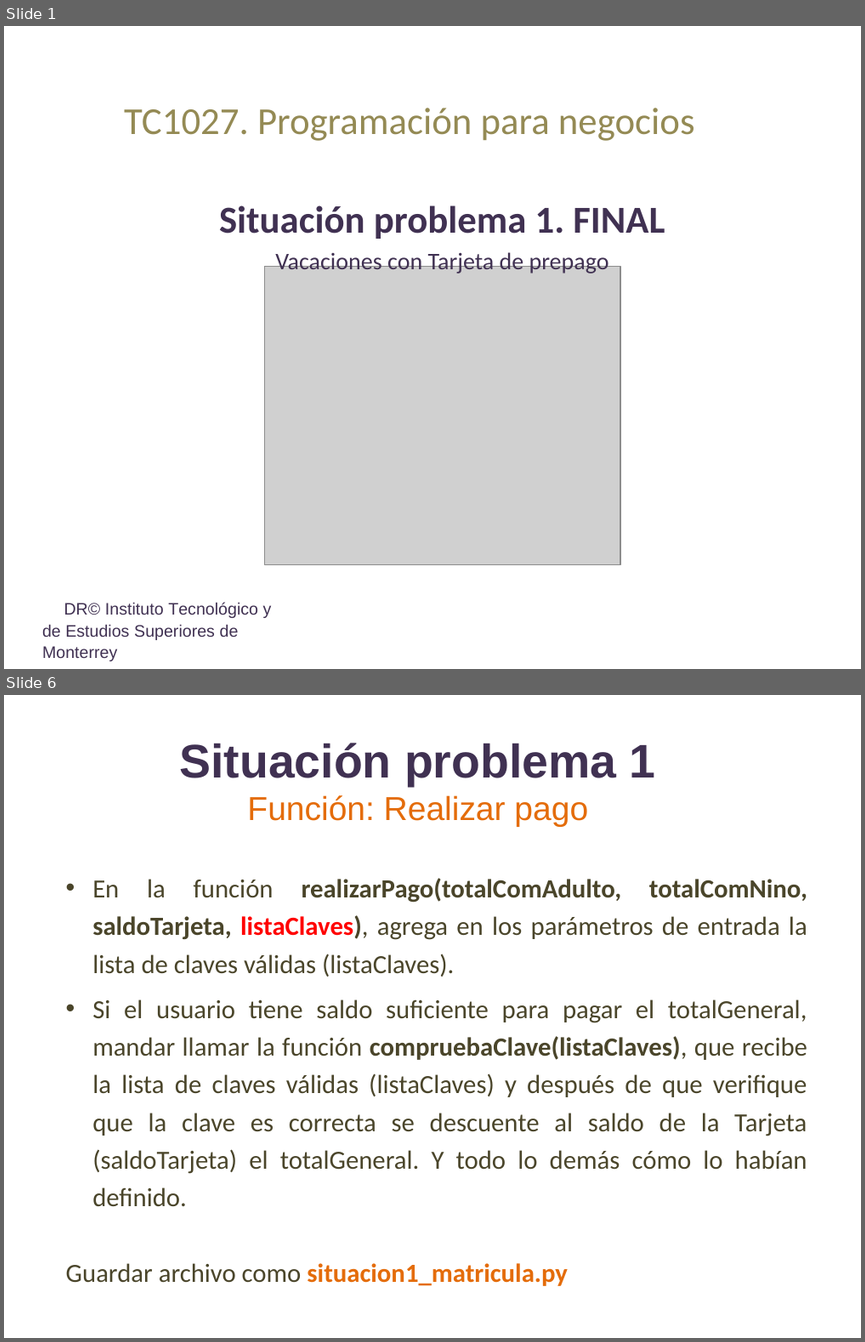
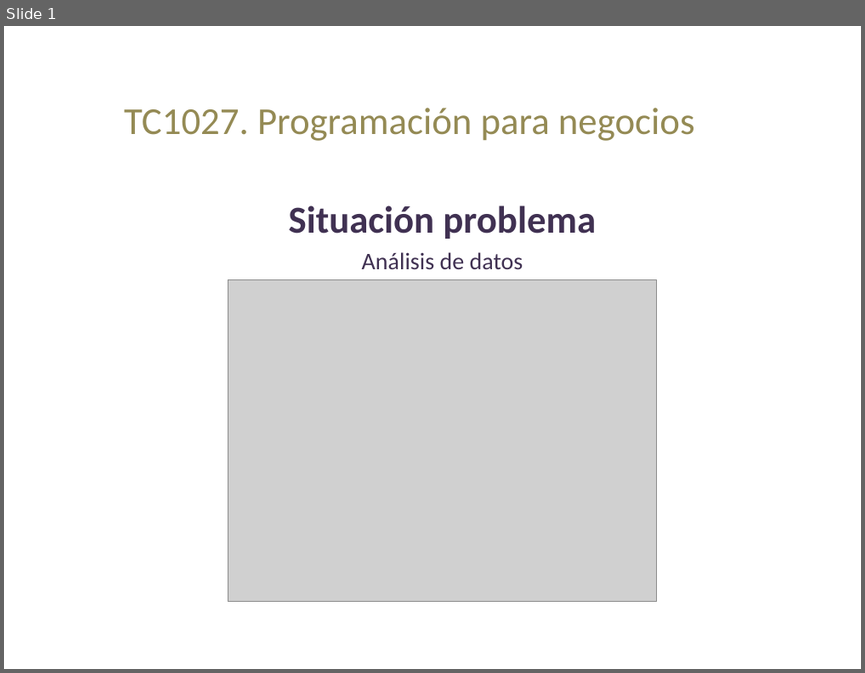
Before and after one commit to lizetheP/Programacion, a slide deck: CalendarioAgo2022/proyecto/SITUACION_PROBLEMA.pptx. Shown one above the other, each under a label of ours: slides 1 and 6 before the commit, slide 1 after it; the slides between them are not shown. The pictures are 865x1342 and 865x673 pixels, drawn with LibreOffice and Linux fonts; fonts in the diff are those of the drawing; grey boxes stand for pictures. Boxes give left, top, right and bottom in pixels: in the first picture for what was removed or moved away, otherwise in the second. Text is boxed around its words. In the diff, an @@ line names an element or a change of style, - is before the commit and + after.

```diff
--- a/CalendarioAgo2022/proyecto/SITUACION_PROBLEMA.pptx
+++ b/CalendarioAgo2022/proyecto/SITUACION_PROBLEMA.pptx
@@ slide 6 removed at [4,695,861,1338], background #FFFFFF @@
@@ title removed at [180,743,656,827] @@
-Situación problema 1
-Función: Realizar pago
@@ text removed at [92,878,807,1207] @@
-  • En la función realizarPago(totalComAdulto, totalComNino, saldoTarjeta, listaClaves), agrega en los parámetros de entrada la lista de claves válidas (listaClaves).
-  • Si el usuario tiene saldo suficiente para pagar el totalGeneral, mandar llamar la función compruebaClave(listaClaves), que recibe la lista de claves válidas (listaClaves) y después de que verifique que la clave es correcta se descuente al saldo de la Tarjeta (saldoTarjeta) el totalGeneral. Y todo lo demás cómo lo habían definido.
-  Guardar archivo como situacion1_matricula.py
@@ slide 1 changed as well @@
@@ subtitle at [289,205,596,269]: text changed; size 20 to 32 pt; bold on @@
-Situación problema 1. FINAL
-Vacaciones con Tarjeta de prepago
+Situación problema
+Análisis de datos
@@ picture: place and size @@
-picture at [264,267,621,565]
+picture at [228,279,657,601]
@@ text removed at [42,601,272,661] @@
-DR© Instituto Tecnológico y de Estudios Superiores de Monterrey
```
Also in this commit, not shown: 2 other slides changed, 15 slides added, 6 other slides removed, 5 other files.
